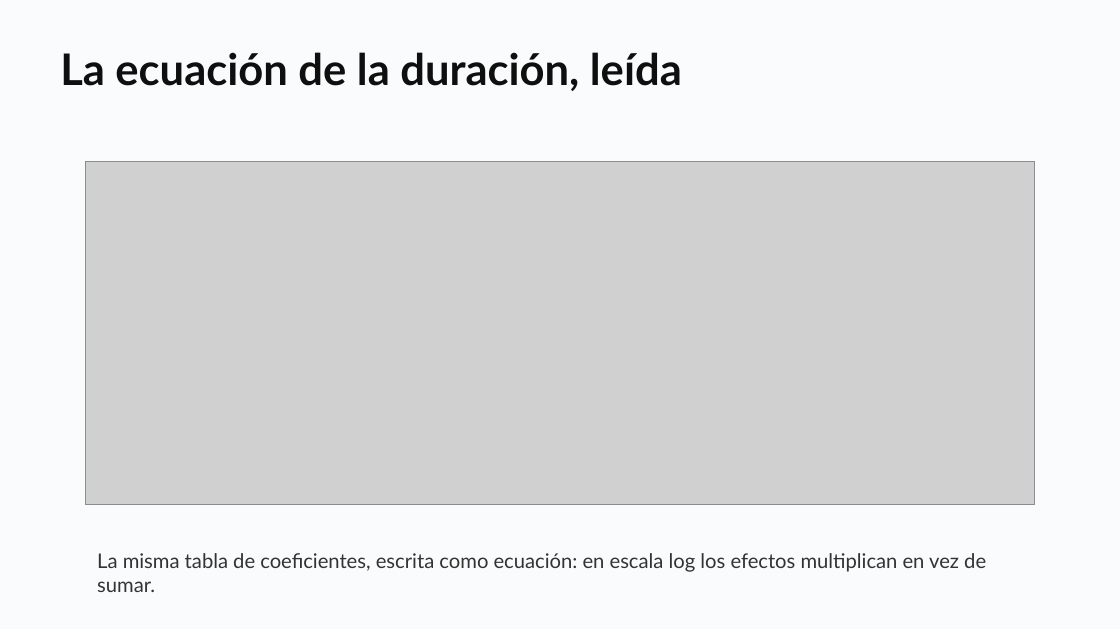
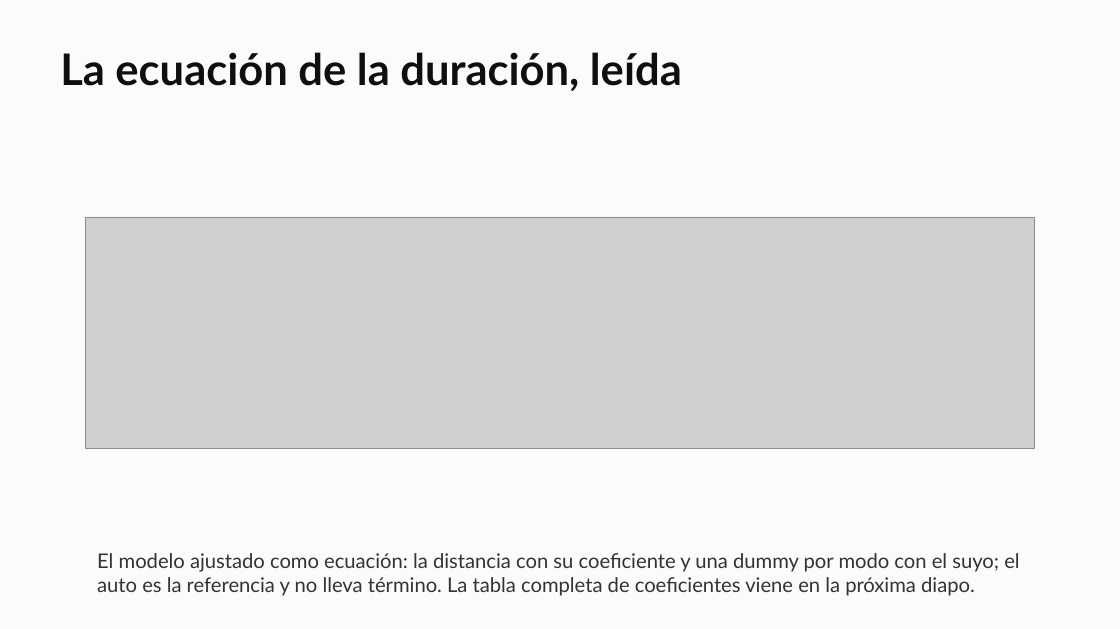
Before and after one commit to daniopitz/diplomado-cdd, a slide deck: slide 35 of presentaciones/clase04_regresion_multiple.pptx. Drawn at 1120x629 pixels with LibreOffice and Linux fonts; fonts in the diff are those of the drawing; grey boxes stand for pictures. Boxes give left, top, right and bottom in pixels: in the first picture for what was removed or moved away, otherwise in the second. Text is boxed around its words. In the diff, an @@ line names an element or a change of style, - is before the commit and + after.

```diff
--- a/presentaciones/clase04_regresion_multiple.pptx
+++ b/presentaciones/clase04_regresion_multiple.pptx
@@ picture: place and size @@
-picture at [85,161,1034,504]
+picture at [85,218,1034,449]
@@ text at [97,553,1019,596]: text changed @@
-La misma tabla de coeficientes, escrita como ecuación: en escala log los efectos multiplican en vez de sumar.
+El modelo ajustado como ecuación: la distancia con su coeficiente y una dummy por modo con el suyo; el auto es la referencia y no lleva término. La tabla completa de coeficientes viene en la próxima diapo.
```
Also in this commit, not shown: 1 other file.
